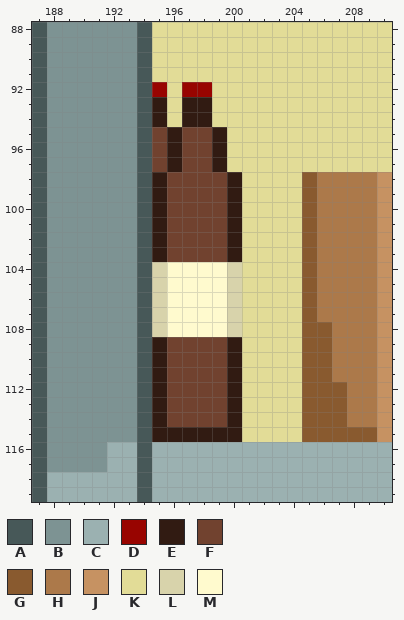
File history of a pixel-art file, Aseprite/Main Background/Convenience Store/ConvienceStoreAltB.aseprite. Above, as it was before the edit.
512x288 pixels, 1 frame. Colours within 5 levels of each other are drawn and written as one. Shown: x 187..210, y 88..119. The commit also changed other parts of the picture, which this record leaves out.
Visible layers, top first: "Layer 5", "Layer 6", "Layer 3".
Palette (. is transparent): A #475858  B #7d9393  C #9bb1b1  D #980400  E #311b12  F #71422f  G #895a2f  H #ac794a  J #c69262  K #e2dc97  L #d8d3ab  M #ffface
Pixels before, first column x 187:
 88 ABBBBBBAKKKKKKKKKKKKKKKK
 89 ABBBBBBAKKKKKKKKKKKKKKKK
 90 ABBBBBBAKKKKKKKKKKKKKKKK
 91 ABBBBBBAKKKKKKKKKKKKKKKK
 92 ABBBBBBADKDDKKKKKKKKKKKK
 93 ABBBBBBAEKEEKKKKKKKKKKKK
 94 ABBBBBBAEKEEKKKKKKKKKKKK
 95 ABBBBBBAFEFFEKKKKKKKKKKK
 96 ABBBBBBAFEFFEKKKKKKKKKKK
 97 ABBBBBBAFEFFEKKKKKKKKKKK
 98 ABBBBBBAEFFFFEKKKKGHHHHJ
 99 ABBBBBBAEFFFFEKKKKGHHHHJ
100 ABBBBBBAEFFFFEKKKKGHHHHJ
101 ABBBBBBAEFFFFEKKKKGHHHHJ
102 ABBBBBBAEFFFFEKKKKGHHHHJ
103 ABBBBBBAEFFFFEKKKKGHHHHJ
104 ABBBBBBALMMMMLKKKKGHHHHJ
105 ABBBBBBALMMMMLKKKKGHHHHJ
106 ABBBBBBALMMMMLKKKKGHHHHJ
107 ABBBBBBALMMMMLKKKKGHHHHJ
108 ABBBBBBALMMMMLKKKKGGHHHJ
109 ABBBBBBAEFFFFEKKKKGGHHHJ
110 ABBBBBBAEFFFFEKKKKGGHHHJ
111 ABBBBBBAEFFFFEKKKKGGHHHJ
112 ABBBBBBAEFFFFEKKKKGGGHHJ
113 ABBBBBBAEFFFFEKKKKGGGHHJ
114 ABBBBBBAEFFFFEKKKKGGGHHJ
115 ABBBBBBAEEEEEEKKKKGGGGGJ
116 ABBBBCCACCCCCCCCCCCCCCCC
117 ABBBBCCACCCCCCCCCCCCCCCC
118 ACCCCCCACCCCCCCCCCCCCCCC
119 ACCCCCCACCCCCCCCCCCCCCCC
After the commit:
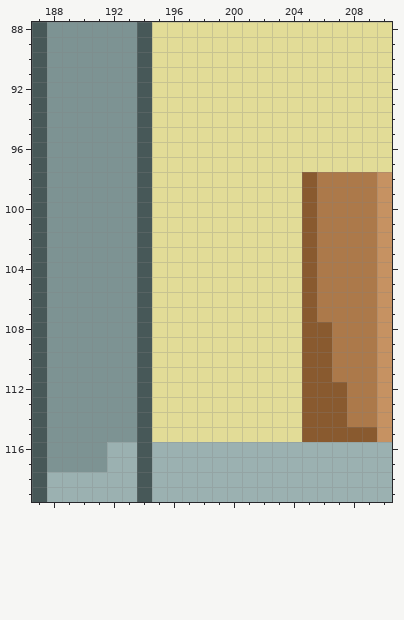
Edits made:
layer "Layer 6" removed
Layer "Layer 5":
y 92: x 195 D -> K; x 197..198 DD -> KK
y 93..94: x 195 E -> K; x 197..198 EE -> KK
y 95..97: x 195..199 FEFFE -> KKKKK
y 98..103: x 195..200 EFFFFE -> KKKKKK
y 104..108: x 195..200 LMMMML -> KKKKKK
y 109..114: x 195..200 EFFFFE -> KKKKKK
y 115: x 195..200 EEEEEE -> KKKKKK
Where, in picture pixels (left, top, right, bottom), the same in both pictures:
changed: (152, 82, 242, 442)
